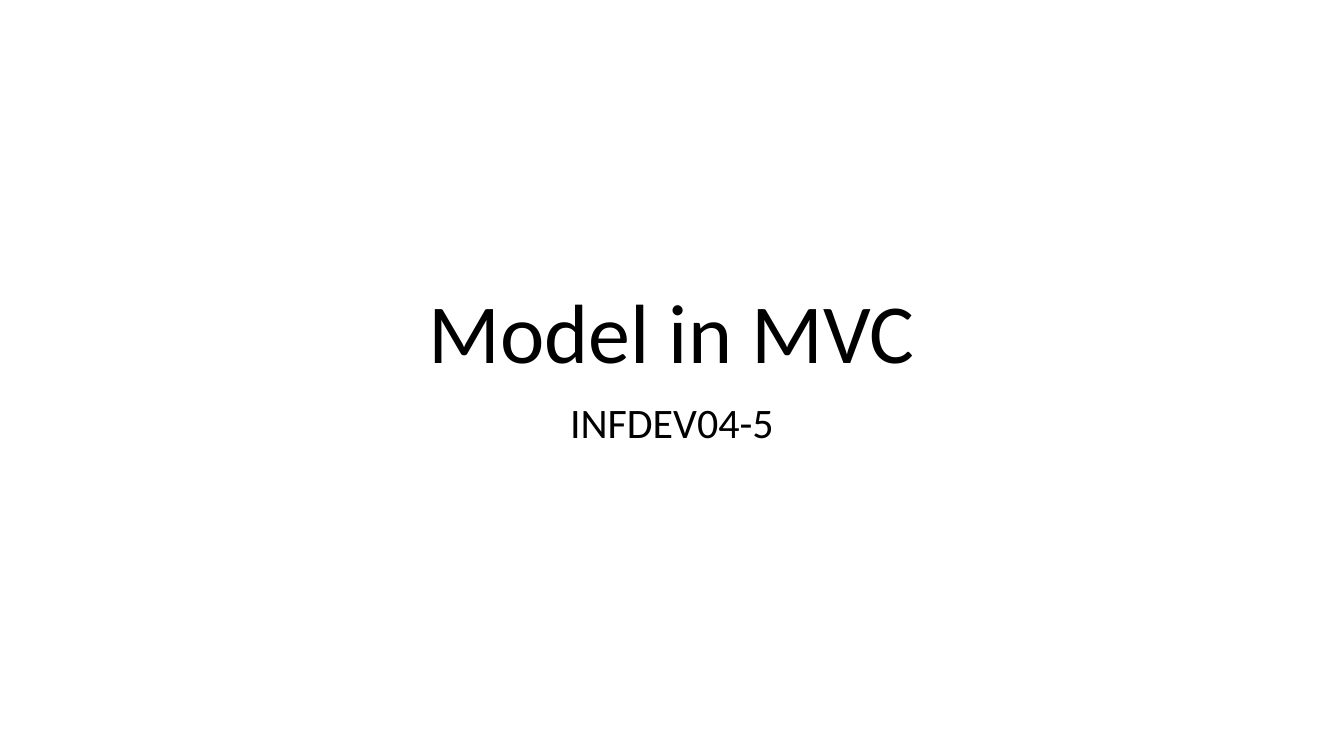
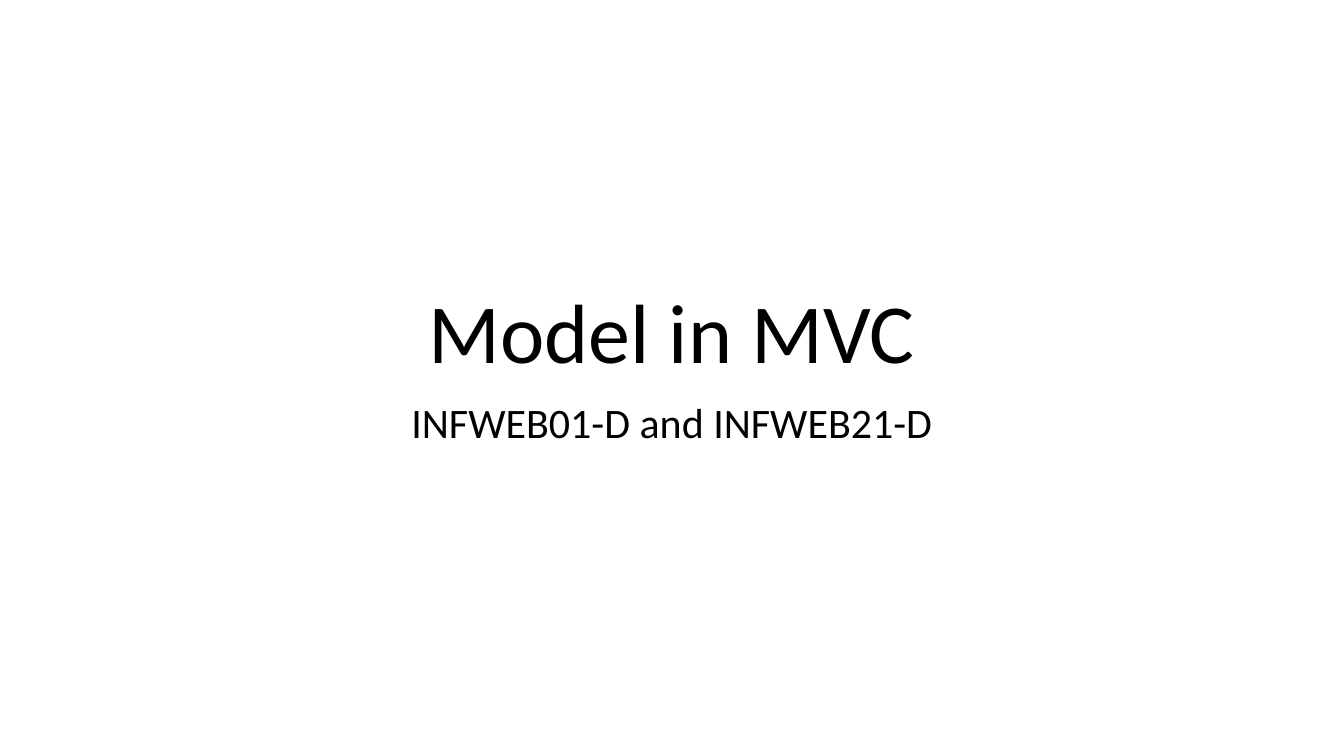
Before and after one commit to hogeschool/Development--Web, a slide deck: slide 1 of Lesson2/lesson2.pptx. Drawn at 1344x756 pixels with LibreOffice and Linux fonts; fonts in the diff are those of the drawing. Boxes give left, top, right and bottom in pixels: in the first picture for what was removed or moved away, otherwise in the second. Text is boxed around its words. In the diff, an @@ line names an element or a change of style, - is before the commit and + after.

```diff
--- a/Lesson2/lesson2.pptx
+++ b/Lesson2/lesson2.pptx
@@ subtitle at [411,409,932,439]: text changed @@
-INFDEV04-5
+INFWEB01-D and INFWEB21-D
```
Also in this commit, not shown: 1 other slide changed, 2 other files.
